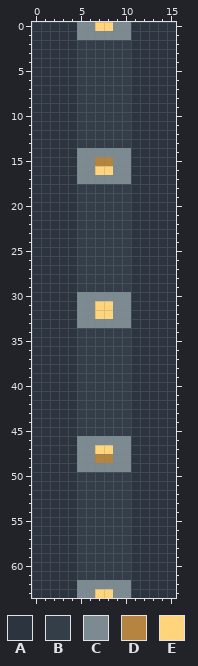
Pixel-art file -- src/main/art/machines/block/transport/energy_cable_active.aseprite. The picture above was drawn from the file before the commit.
16x64 pixels, 1 frame. Colours within 5 levels of each other are drawn and written as one.
Palette (. is transparent): A #2b343f  B #333e48  C #7b8b91  D #b68441  E #ffd47a
After the commit:
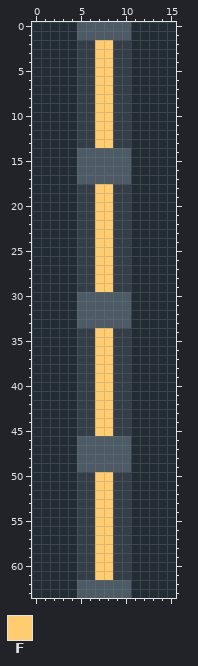
Colours new in this view: F #ffcc70
Changes in this commit:
layer "Body and structure" added
layer "Service color or perimeter" added
layer "Solid graphite jacket" removed
layer "Metal fittings" removed
layer "Service indicator" removed
colour A: #2b343f -> #222c35
colour C: #7b8b91 -> #4d5b66
Layers "Service color or perimeter", "Body and structure":
y 0: x 7..8 EE -> CC
y 2..13: x 7..8 BB -> FF
y 15: x 7..8 DD -> CC
y 16: x 7..8 EE -> CC
y 18..29: x 7..8 BB -> FF
y 31..32: x 7..8 EE -> CC
y 34..45: x 7..8 BB -> FF
y 47: x 7..8 EE -> CC
y 48: x 7..8 DD -> CC
y 50..61: x 7..8 BB -> FF
y 63: x 7..8 EE -> CC
Changed places in both pictures, as pixel boxes (x1, y1, x2, y2):
changed: (32, 22, 176, 598)
